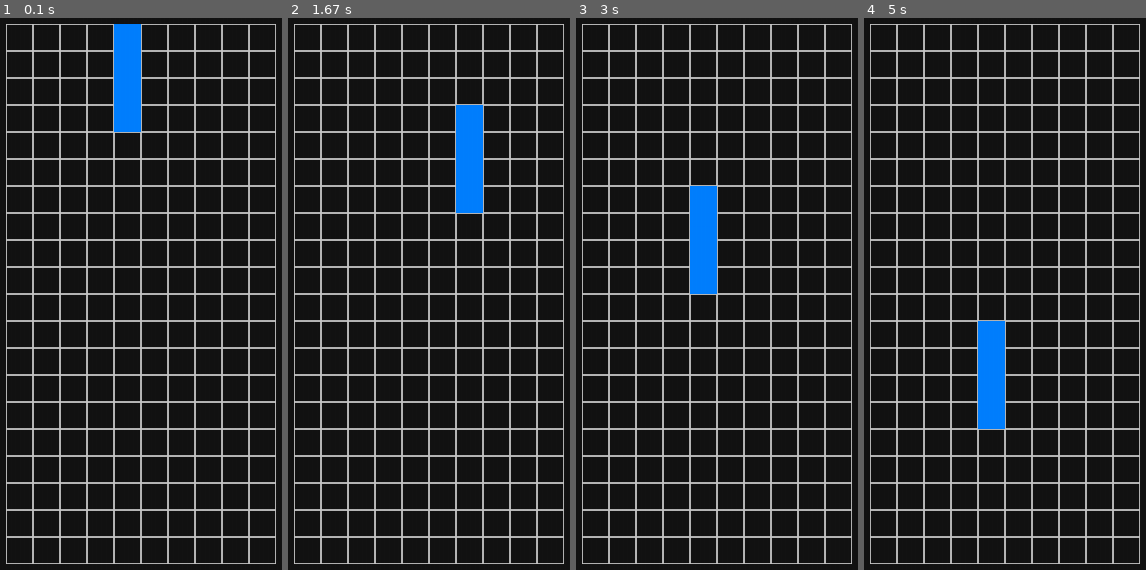
Above: before the commit, frames 1-4 (left to right).
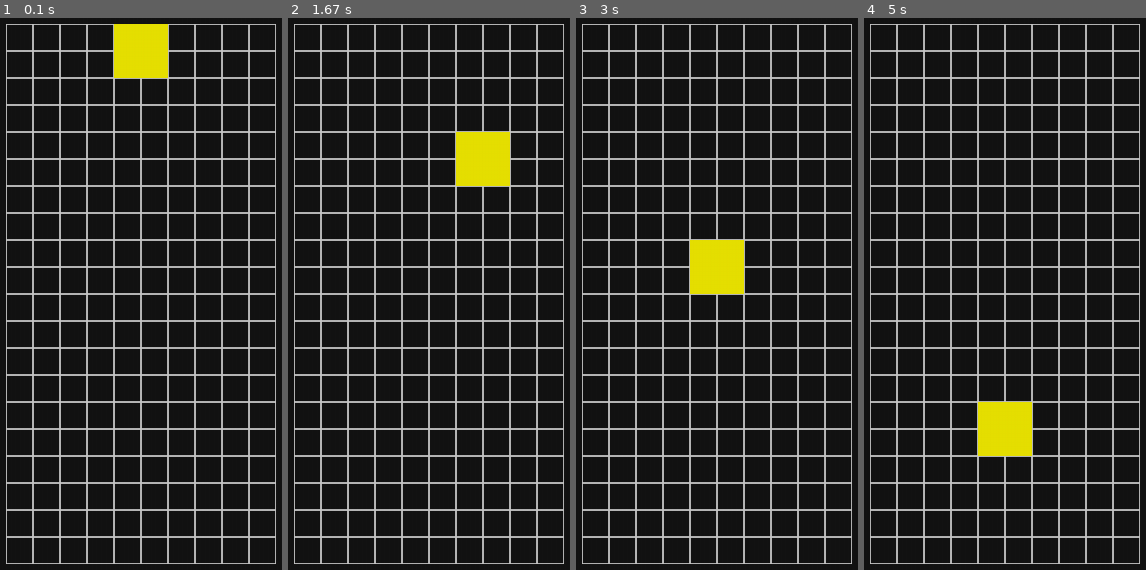
Above: after the commit, the same moments.

Repository: phi-luan/pygame-tetris
Game: pygame game, started from main.py
Two runs of this game, one before a commit and one after it. Both use one fixed random seed, a clock stepped at 60 frames per second and the inputs below.
Inputs:
- Up to frame 1 (0.1 s): no input
- Up to frame 2 (1.67 s): tap Enter at 0.33 s; hold Right 0.67-1.13 s; hold Up 1.17-1.47 s; hold Right from 1.5 s (still down)
- Up to frame 3 (3 s): release Right at 1.97 s; hold Left 2-2.53 s; hold Down 2.57-2.87 s; hold Left from 2.9 s (still down)
- Up to frame 4 (5 s): release Left at 3.3 s; hold Up 3.33-3.7 s; hold Right 3.73-4.37 s; hold Down 4.4-4.77 s; hold Left from 4.8 s (still down)

The runs differ from the first frame. In frame 1, 2.8% of the frame differs, in the area x 40-60%, y 1-21%; in frame 2, 2.8%; in frame 3, 2.8%; in frame 4, 3.3%, in the area x 40-60%, y 54-80%.

Commit message:
block rotation + collision DONE

Diff:
--- /dev/null
+++ b/blocks/L_block.py
@@ -0,0 +1,13 @@
+from .block import Block
+from .unit import Unit
+
+import constants as const
+class L_Block(Block):
+    def __init__(self):
+        super().__init__(const.BLUE)
+        first = Unit([4, 0], const.BLUE)
+        second = Unit([4, 1], const.BLUE)
+        third = Unit([4, 2], const.BLUE)
+        fourth = Unit([5, 2], const.BLUE)
+
+        self.units.add(first, second, third, fourth)
--- a/blocks/block.py
+++ b/blocks/block.py
@@ -1,5 +1,7 @@
 import pygame
+import numpy as np
 from .unit import Unit
+from random import choice
 
 import constants as const
 
@@ -8,7 +10,15 @@
         self.units = pygame.sprite.Group()
         self.color = color
         self.next_frame_event = pygame.USEREVENT + 1
-        pygame.time.set_timer(self.next_frame_event, 500)
+        pygame.time.set_timer(self.next_frame_event, 400)
+        self.is_settled = False
+
+    def delete(self):
+        for sprite in self.units:
+            sprite.kill()
+        pygame.time.set_timer(self.next_frame_event, 0)
+        self.is_settled = True
+
 
     def move_left(self, board):
         # simulate move
@@ -54,6 +64,26 @@
             unit.index_j += 1
             unit.rect.y += const.BLOCK_SIZE
 
+    def rotate_right(self, board):
+        old_positions = np.array([[unit.index_i, unit.index_j] for unit in self.units])
+        pivot = old_positions[1]
+        rotation_matrix = np.array([[0, 1], [-1, 0]])
+
+        translated_points = old_positions - pivot
+        rotated_points = np.dot(rotation_matrix, translated_points.T).T
+        new_positions = rotated_points + pivot
+
+        for unit, new_pos in zip(self.units, new_positions):
+            unit.index_i, unit.index_j = new_pos
+
+        if (not self.has_collided(board)):
+            for unit in self.units:
+                i, j = unit.convert_index_to_pixel()
+                unit.rect.bottomleft = (i, j)
+        else:
+            for unit, old_pos in zip(self.units, old_positions):
+                unit.index_i, unit.index_j = old_pos
+
     def has_collided(self, board) -> bool:
         for unit in self.units:
             # check if the block has touched the ground
@@ -71,9 +101,8 @@
         if not self.has_collided(board):
             self.fall()
         else:
-            pygame.time.set_timer(self.next_frame_event, 0)
             board.add_block(self)
-            self.units = None  # Careful: ensure this is the right approach to "deactivate" the current block
+            self.delete()
 
     def draw(self, surface):
         self.units.draw(surface)
--- a/blocks/i_block.py
+++ b/blocks/i_block.py
@@ -4,10 +4,10 @@
 import constants as const
 class I_Block(Block):
     def __init__(self):
-        super().__init__(const.BLUE)
-        self.first = Unit(4, 0, const.BLUE)
-        self.second = Unit(4, 1, const.BLUE)
-        self.third = Unit(4, 2, const.BLUE)
-        self.fourth = Unit(4, 3, const.BLUE)
+        super().__init__(const.CYAN)
+        first = Unit([4, 0], const.CYAN)
+        second = Unit([4, 1], const.CYAN)
+        third = Unit([4, 2], const.CYAN)
+        fourth = Unit([4, 3], const.CYAN)
 
-        self.units.add(self.first, self.second, self.third, self.fourth)
+        self.units.add(first, second, third, fourth)
--- /dev/null
+++ b/blocks/j_block.py
@@ -0,0 +1,13 @@
+from .block import Block
+from .unit import Unit
+
+import constants as const
+class J_Block(Block):
+    def __init__(self):
+        super().__init__(const.ORANGE)
+        first = Unit([4, 0], const.ORANGE)
+        second = Unit([4, 1], const.ORANGE)
+        third = Unit([4, 2], const.ORANGE)
+        fourth = Unit([3, 2], const.ORANGE)
+
+        self.units.add(first, second, third, fourth)
--- /dev/null
+++ b/blocks/o_block.py
@@ -0,0 +1,16 @@
+from .block import Block
+from .unit import Unit
+
+import constants as const
+class O_Block(Block):
+    def __init__(self):
+        super().__init__(const.YELLOW)
+        first = Unit([4, 0], const.YELLOW)
+        second = Unit([4, 1], const.YELLOW)
+        third = Unit([5, 0], const.YELLOW)
+        fourth = Unit([5, 1], const.YELLOW)
+
+        self.units.add(first, second, third, fourth)
+
+    def rotate_right(self, board):
+        pass
--- /dev/null
+++ b/blocks/s_block.py
@@ -0,0 +1,13 @@
+from .block import Block
+from .unit import Unit
+
+import constants as const
+class S_Block(Block):
+    def __init__(self):
+        super().__init__(const.GREEN)
+        first = Unit([4, 0], const.GREEN)
+        second = Unit([4, 1], const.GREEN)
+        third = Unit([5, 0], const.GREEN)
+        fourth = Unit([3, 1], const.GREEN)
+
+        self.units.add(first, second, third, fourth)
--- /dev/null
+++ b/blocks/t_block.py
@@ -0,0 +1,13 @@
+from .block import Block
+from .unit import Unit
+
+import constants as const
+class T_Block(Block):
+    def __init__(self):
+        super().__init__(const.PURPLE)
+        first = Unit([3, 0], const.PURPLE)
+        second = Unit([4, 0], const.PURPLE)
+        third = Unit([5, 0], const.PURPLE)
+        fourth = Unit([4, 1], const.PURPLE)
+
+        self.units.add(first, second, third, fourth)
--- a/blocks/unit.py
+++ b/blocks/unit.py
@@ -2,26 +2,23 @@
 import constants as const
 
 class Unit(pygame.sprite.Sprite):
-    def __init__(self, index_i, index_j, color):
+    def __init__(self, coordinates, color):
         super().__init__()
         self.image = pygame.Surface([const.BLOCK_SIZE, const.BLOCK_SIZE])
         self.image.fill(color)
         self.rect = self.image.get_rect()
 
-        self.index_i = index_i
-        self.index_j = index_j
+        self.index_i = coordinates[0]
+        self.index_j = coordinates[1]
 
+        pixel_x, pixel_y = self.convert_index_to_pixel()
+        self.rect.bottomleft = (pixel_x, pixel_y)
+
+    def convert_index_to_pixel(self):
         pixel_x = const.GRID_START_X + self.index_i * const.BLOCK_SIZE
         pixel_y = const.GRID_START_Y + (1 + self.index_j) * const.BLOCK_SIZE
-        self.rect.bottomleft = (pixel_x, pixel_y)
 
-    def fall(self):
-        self.rect.y += const.BLOCK_SIZE
-        self.index_j += const.BLOCK_SIZE
-
-
-    # def convert_to_coordinates(self) -> tuple:
-    #     return ((self.x - const.GRID_START_X) // const.BLOCK_SIZE, (self.y - const.GRID_START_Y) // const.BLOCK_SIZE)
+        return (pixel_x, pixel_y)
 
     def __str__(self) -> str:
         return f'{(self.index_i, self.index_j)}'
--- /dev/null
+++ b/blocks/z_block.py
@@ -0,0 +1,13 @@
+from .block import Block
+from .unit import Unit
+
+import constants as const
+class Z_Block(Block):
+    def __init__(self):
+        super().__init__(const.RED)
+        first = Unit([4, 0], const.RED)
+        second = Unit([4, 1], const.RED)
+        third = Unit([3, 0], const.RED)
+        fourth = Unit([5, 1], const.RED)
+
+        self.units.add(first, second, third, fourth)
--- a/constants.py
+++ b/constants.py
@@ -7,7 +7,13 @@
 # Colors
 BLACK = (20, 20, 20)
 WHITE = (200, 200, 200)
-BLUE = (0, 128, 255)
+GREEN = (2, 231, 71)
+CYAN  = (0, 128, 255)
+BLUE  = (0, 43, 255)
+ORANGE = (255, 156, 51)
+RED   = (231, 0 ,0)
+YELLOW = (231, 224, 0)
+PURPLE = (104, 0, 255)
 
 # Block size and grid positioning
 BLOCK_SIZE = 30
--- a/main.py
+++ b/main.py
@@ -1,7 +1,16 @@
 import pygame
+import numpy as np
 from sys import exit
+from random import choice
 from board import Board
+
 from blocks.i_block import I_Block
+from blocks.L_block import L_Block
+from blocks.o_block import O_Block
+from blocks.j_block import J_Block
+from blocks.t_block import T_Block
+from blocks.s_block import S_Block
+from blocks.z_block import Z_Block
 
 import constants as const
 
@@ -34,6 +43,8 @@
                 current_block.move_right(board)
             elif event.key == pygame.K_DOWN:
                 current_block.move_down(board)
+            elif event.key == pygame.K_UP:
+                current_block.rotate_right(board)
 
 def main():
     global SCREEN, CLOCK
@@ -44,16 +55,21 @@
     pygame.display.set_caption('Tetris')
 
     board = Board()
-    current_block = I_Block()
+    blocks = [I_Block, L_Block, J_Block, O_Block, T_Block, S_Block, Z_Block]
+    current_block = choice(blocks)()
 
     while True:
         check_user_input(current_block, board)
         draw_grid(board)
-        if current_block.units == None:
-            current_block = I_Block()
+
+        if current_block.is_settled:
+            current_block = choice(blocks)()
+            pygame.time.set_timer(current_block.next_frame_event, 400)
+
         current_block.draw(SCREEN)
         pygame.display.update()
         CLOCK.tick(60)
 
+
 if __name__ == "__main__":
     main()
